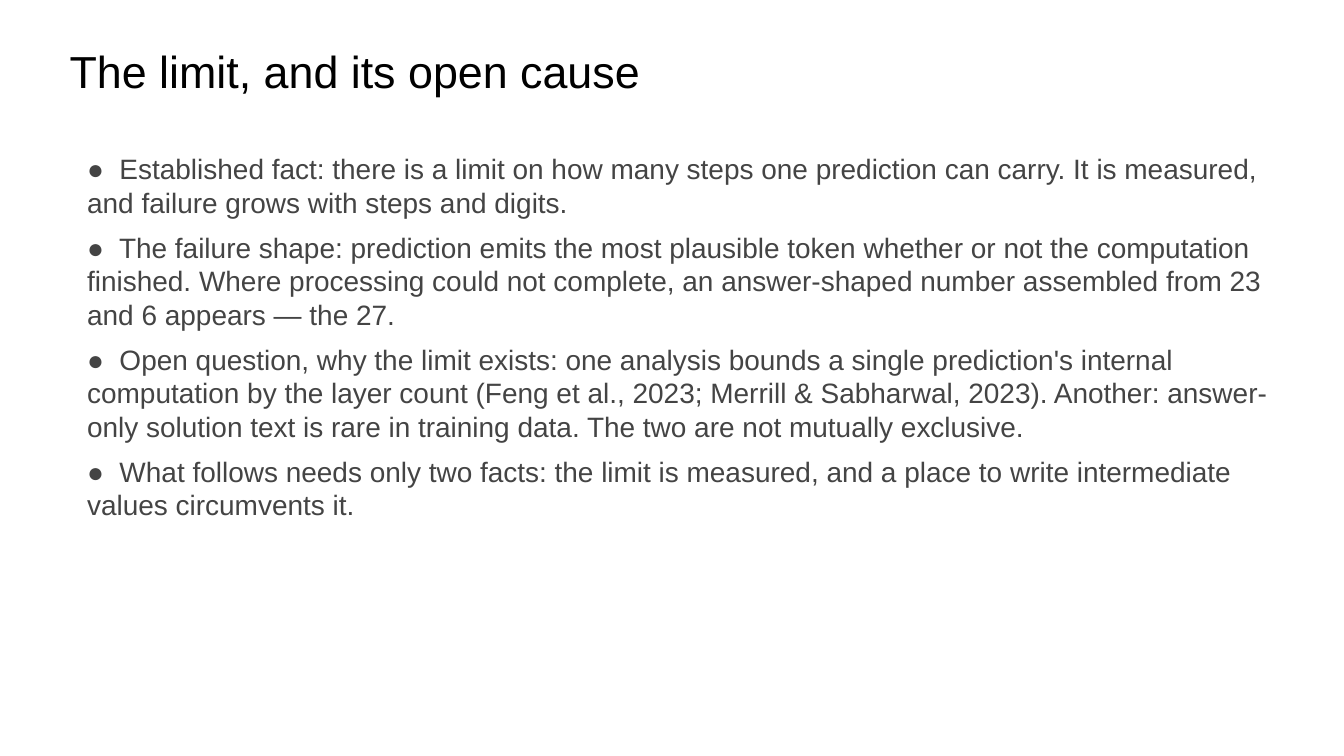
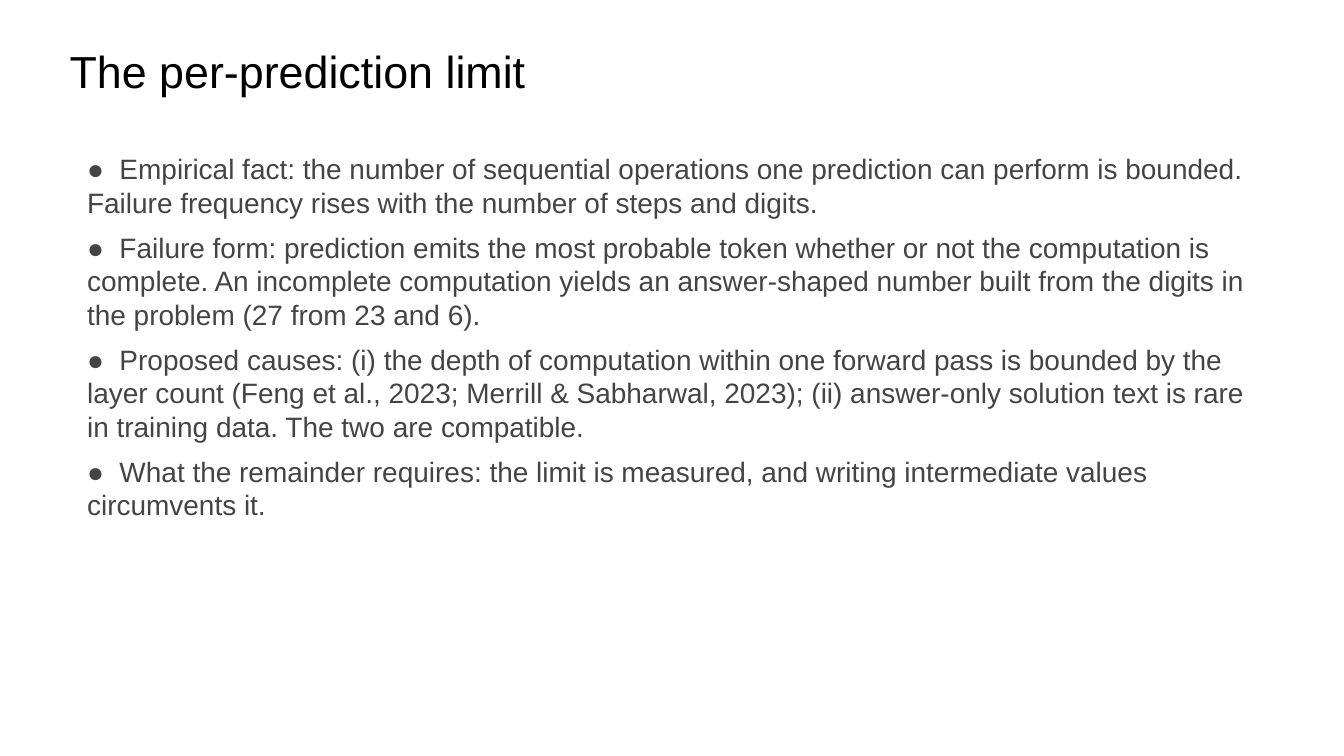
Before and after one commit to ralbu85/stml_2026, a slide deck: slide 11 of lectures/week02/slides-draft-w2.pptx. Drawn at 1344x756 pixels with LibreOffice and Linux fonts; fonts in the diff are those of the drawing. Boxes give left, top, right and bottom in pixels: in the first picture for what was removed or moved away, otherwise in the second. Text is boxed around its words. In the diff, an @@ line names an element or a change of style, - is before the commit and + after.

```diff
--- a/lectures/week02/slides-draft-w2.pptx
+++ b/lectures/week02/slides-draft-w2.pptx
@@ text at (70, 55, 526, 97): text changed @@
-The limit, and its open cause
+The per-prediction limit
@@ text at (87, 158, 1244, 516): text changed @@
-● Established fact: there is a limit on how many steps one prediction can carry. It is measured, and failure grows with steps and digits.
-● The failure shape: prediction emits the most plausible token whether or not the computation finished. Where processing could not complete, an answer-shaped number assembled from 23 and 6 appears — the 27.
-● Open question, why the limit exists: one analysis bounds a single prediction's internal computation by the layer count (Feng et al., 2023; Merrill & Sabharwal, 2023). Another: answer-only solution text is rare in training data. The two are not mutually exclusive.
-● What follows needs only two facts: the limit is measured, and a place to write intermediate values circumvents it.
+● Empirical fact: the number of sequential operations one prediction can perform is bounded. Failure frequency rises with the number of steps and digits.
+● Failure form: prediction emits the most probable token whether or not the computation is complete. An incomplete computation yields an answer-shaped number built from the digits in the problem (27 from 23 and 6).
+● Proposed causes: (i) the depth of computation within one forward pass is bounded by the layer count (Feng et al., 2023; Merrill & Sabharwal, 2023); (ii) answer-only solution text is rare in training data. The two are compatible.
+● What the remainder requires: the limit is measured, and writing intermediate values circumvents it.
```
Also in this commit, not shown: 23 other slides changed, 2 slides added, 2 slides removed, 1 other file.
